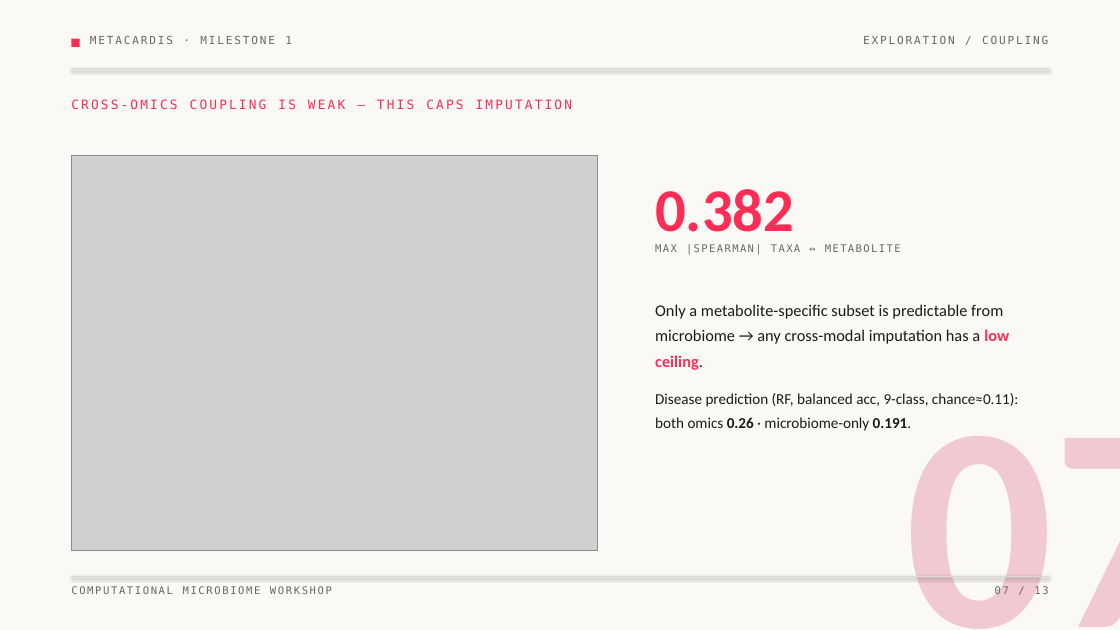
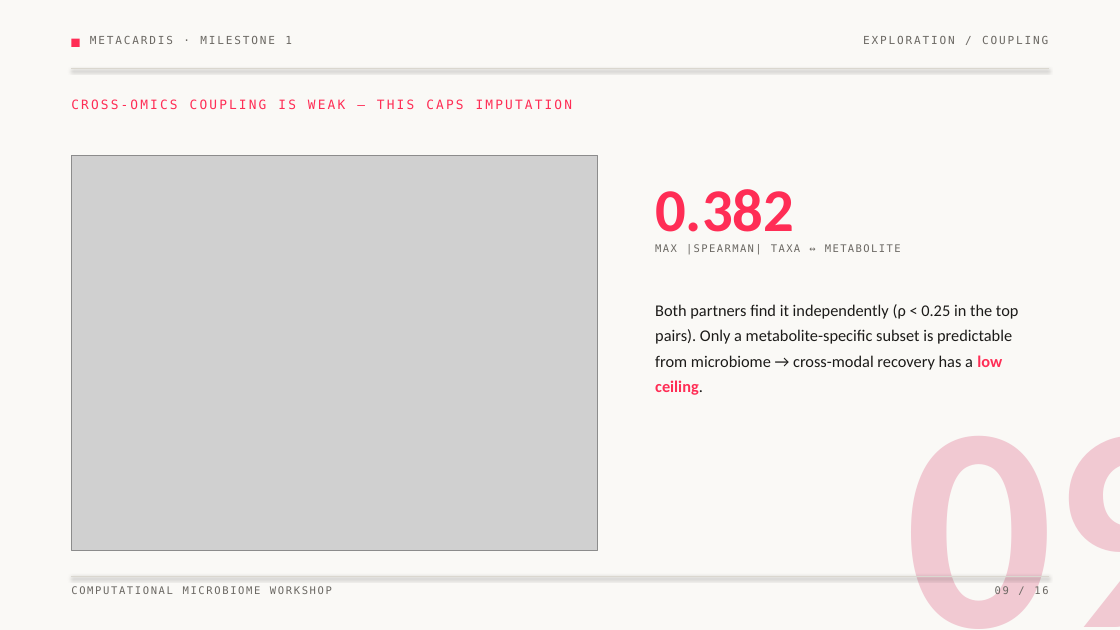
Before and after one commit to avivnoah/Uni-Bio-Microbiome-Project, a slide deck: slide 9 of deliverables/milestone1.pptx (slide 7 before the commit). Drawn at 1120x630 pixels with LibreOffice and Linux fonts; fonts in the diff are those of the drawing; grey boxes stand for pictures. Boxes give left, top, right and bottom in pixels: in the first picture for what was removed or moved away, otherwise in the second. Text is boxed around its words. In the diff, an @@ line names an element or a change of style, - is before the commit and + after.

```diff
--- a/deliverables/milestone1.pptx
+++ b/deliverables/milestone1.pptx
@@ text at (655, 304, 1019, 395): text changed @@
-Only a metabolite-specific subset is predictable from microbiome → any cross-modal imputation has a low ceiling.
-Disease prediction (RF, balanced acc, 9-class, chance≈0.11): both omics 0.26 · microbiome-only 0.191.
+Both partners find it independently (ρ < 0.25 in the top pairs). Only a metabolite-specific subset is predictable from microbiome → cross-modal recovery has a low ceiling.
@@ text at (906, 436, 1120, 629): text changed @@
-07
+09
@@ text at (995, 586, 1048, 594): text changed @@
-07 / 13
+09 / 16
```
Also in this commit, not shown: 6 other slides changed, 9 slides added, 6 slides removed, 46 other files.
